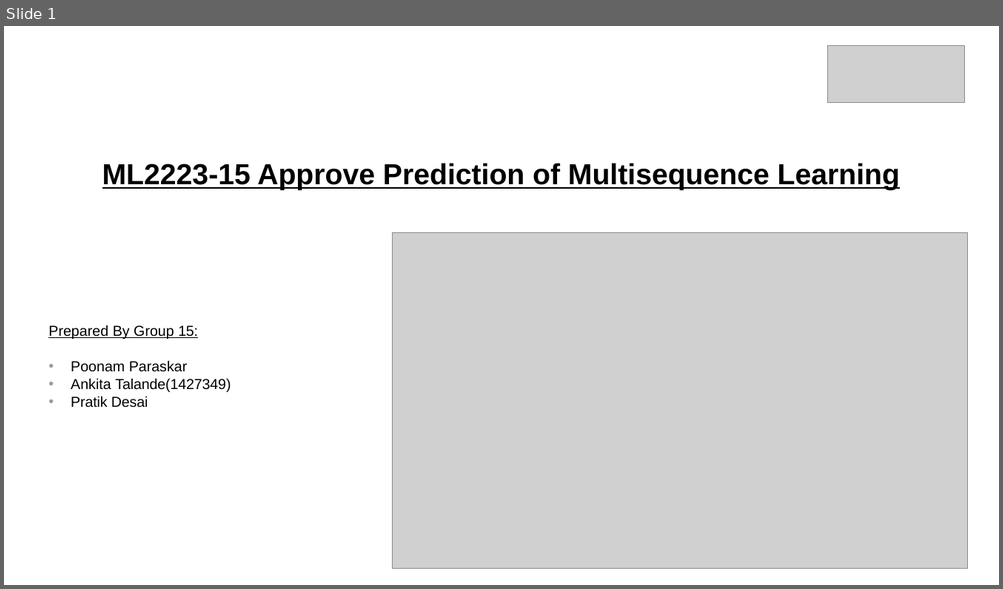
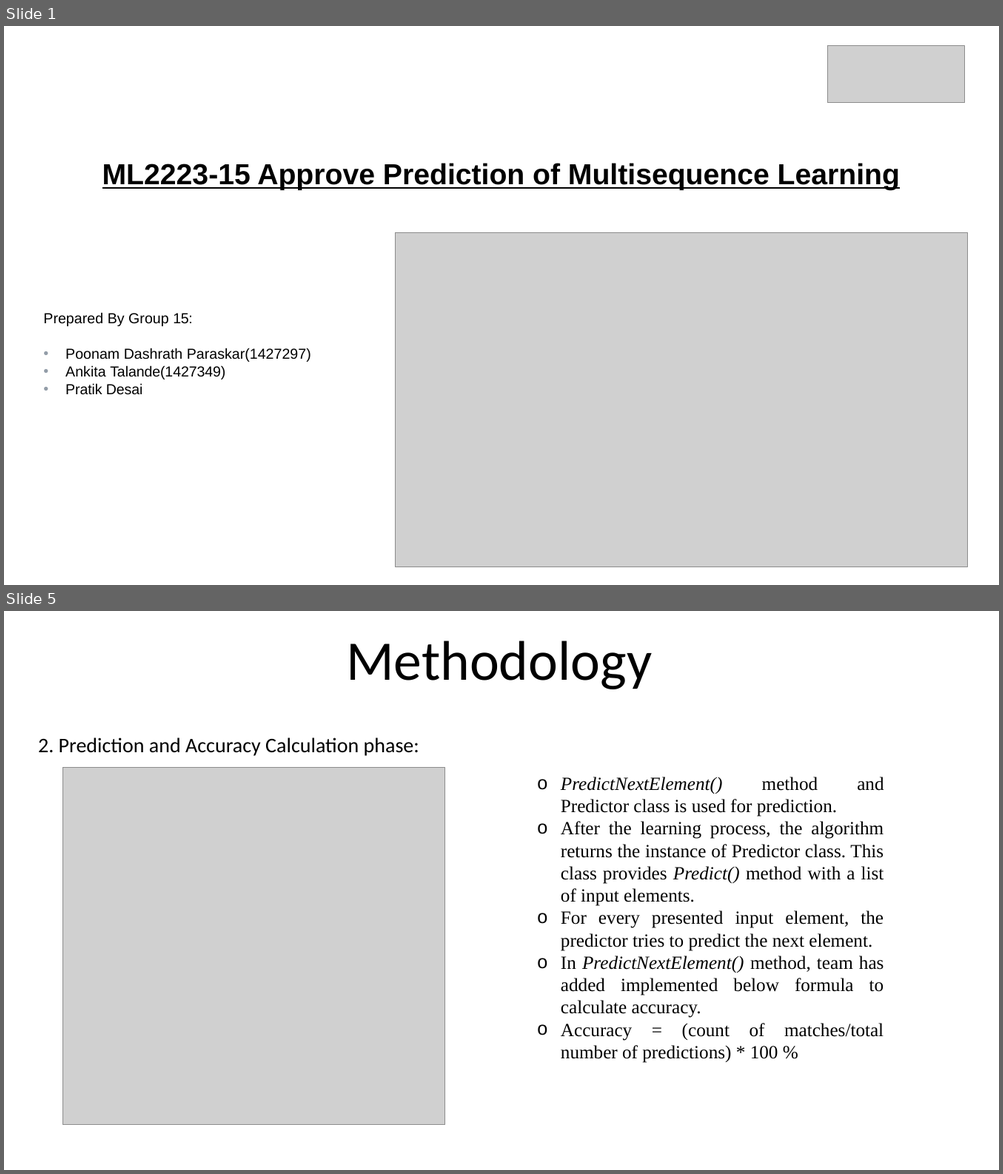
Before and after one commit to ddobric/neocortexapi, a slide deck: source/MySEProject/Documentation/ML2223_15 Approve Prediction of Multisequence Learning.pptx. Shown one above the other, each under a label of ours: slide 1 before the commit, slides 1 and 5 after it; the slides between them are not shown. The pictures are 1003x589 and 1003x1174 pixels, drawn with LibreOffice and Linux fonts; fonts in the diff are those of the drawing; grey boxes stand for pictures. Boxes give left, top, right and bottom in pixels: in the first picture for what was removed or moved away, otherwise in the second. Text is boxed around its words. In the diff, an @@ line names an element or a change of style, - is before the commit and + after.

Commit message:
Modified presentation and added Introduction, methodology, result and conclusion

```diff
--- a/source/MySEProject/Documentation/ML2223_15 Approve Prediction of Multisequence Learning.pptx
+++ b/source/MySEProject/Documentation/ML2223_15 Approve Prediction of Multisequence Learning.pptx
@@ slide 5 added at (4, 611, 999, 1170), background #FFFFFF @@
@@ title added at (346, 641, 652, 689), 54 pt, text #000000 @@
+Methodology
@@ subtitle added at (38, 738, 419, 756), 20 pt, text #000000 @@
+2. Prediction and Accuracy Calculation phase:
@@ picture added at (62, 767, 444, 1125) @@
@@ text added at (560, 777, 884, 1063), 18 pt, text #000000 @@
+o PredictNextElement() method and Predictor class is used for prediction.
+o After the learning process, the algorithm returns the instance of Predictor class. This class provides Predict() method with a list of input elements.
+o For every presented input element, the predictor tries to predict the next element.
+o In PredictNextElement() method, team has added implemented below formula to calculate accuracy.
+o Accuracy = (count of matches/total number of predictions) * 100 %
@@ slide 1 changed as well @@
@@ picture: place and size @@
-picture at (392, 232, 967, 569)
+picture at (395, 232, 968, 568)
@@ subtitle "Prepared By Group 15:": place and size @@
-subtitle "Prepared By Group 15:" at (48, 325, 230, 408)
+subtitle "Prepared By Group 15:" at (43, 312, 311, 395)
@@ subtitle at (43, 312, 193, 326): underline off in "Prepared By Group 15:" @@
@@ subtitle at (65, 348, 311, 362): text changed @@
-• Poonam Paraskar
+• Poonam Dashrath Paraskar(1427297)
```
Also in this commit, not shown: 2 other slides changed, 8 other slides added, 7 slides removed.
